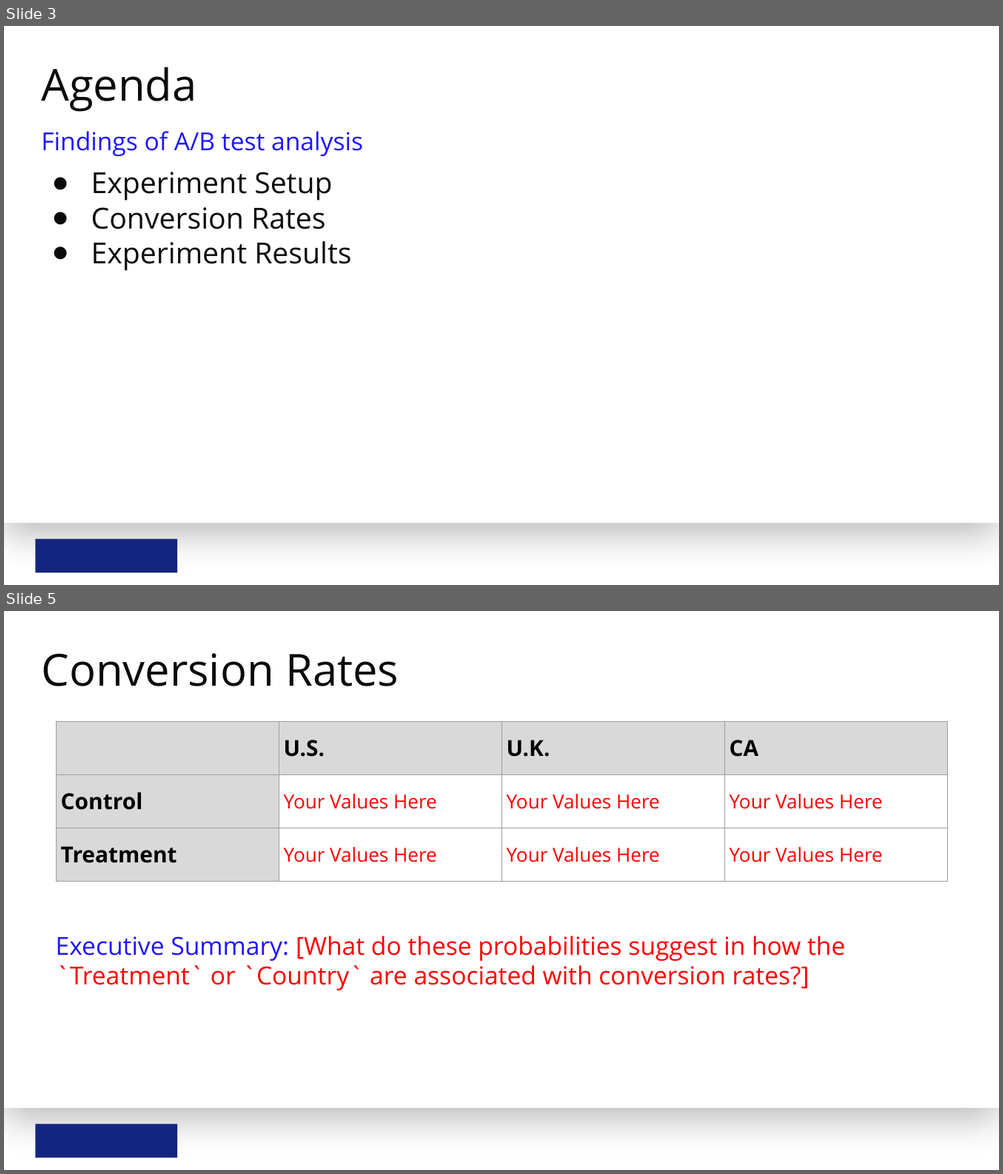
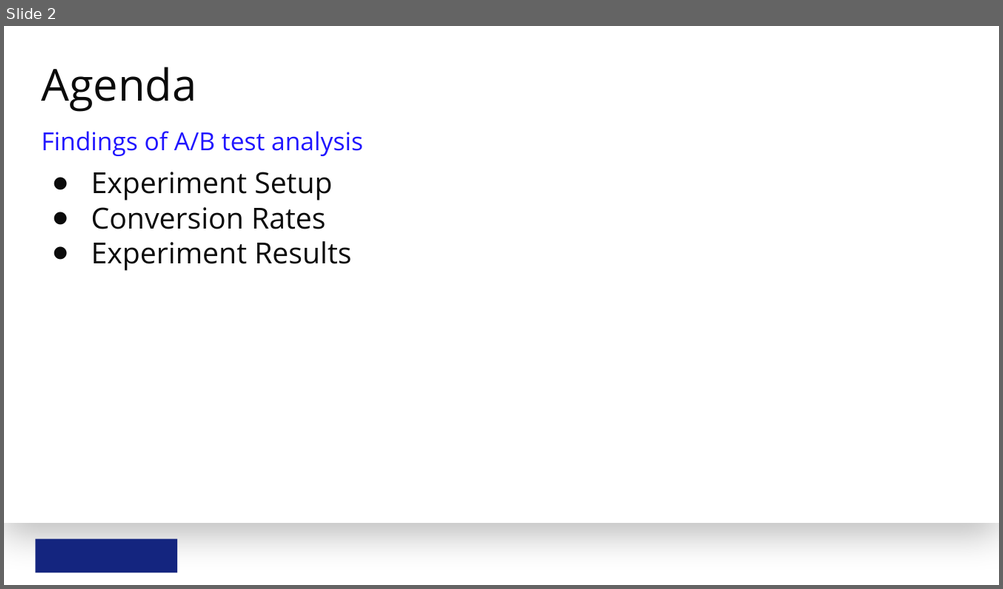
Before and after one commit to marcosquant/statistics-for-data-analysis, a slide deck: project_3/analyze-a_b-test-results-template.pptx. Shown one above the other, each under a label of ours: slides 3 and 5 before the commit, slide 2 after it; the slides between them are not shown. The pictures are 1003x1174 and 1003x589 pixels, drawn with LibreOffice and Linux fonts; fonts in the diff are those of the drawing; background and template pictures are left out. Boxes give left, top, right and bottom in pixels: in the first picture for what was removed or moved away, otherwise in the second. Text is boxed around its words. In the diff, an @@ line names an element or a change of style, - is before the commit and + after.

```diff
--- a/project_3/analyze-a_b-test-results-template.pptx
+++ b/project_3/analyze-a_b-test-results-template.pptx
@@ slide 5 removed at [4,611,999,1170], background #FFFFFF; not listed: 2 template elements that a slide beside it also shows @@
@@ title removed at [41,653,398,686] @@
-Conversion Rates
@@ table removed at [56,721,947,885], 3 rows, 4 columns @@
- | U.S. | U.K. | CA
-Control | Your Values Here | Your Values Here | Your Values Here
-Treatment | Your Values Here | Your Values Here | Your Values Here
@@ text removed at [56,936,845,991] @@
-Executive Summary: [What do these probabilities suggest in how the `Treatment` or `Country` are associated with conversion rates?]
@@ what was slide 3 is now slide 2 @@
```
Also in this commit, not shown: 3 slides changed, 1 slide added, 1 other slide removed, 1 other file.
